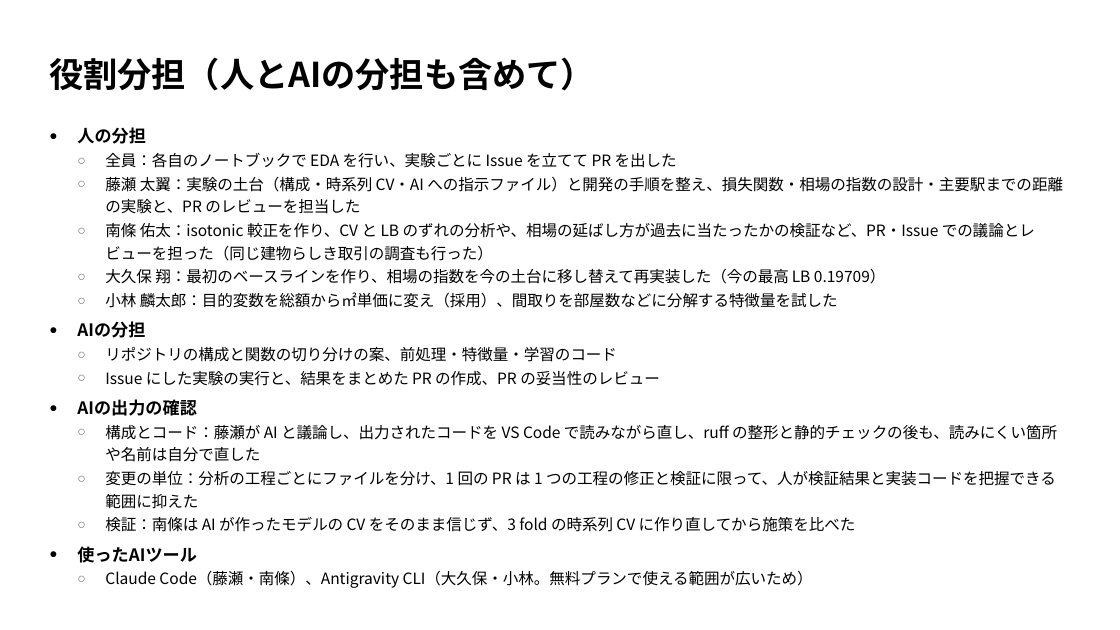
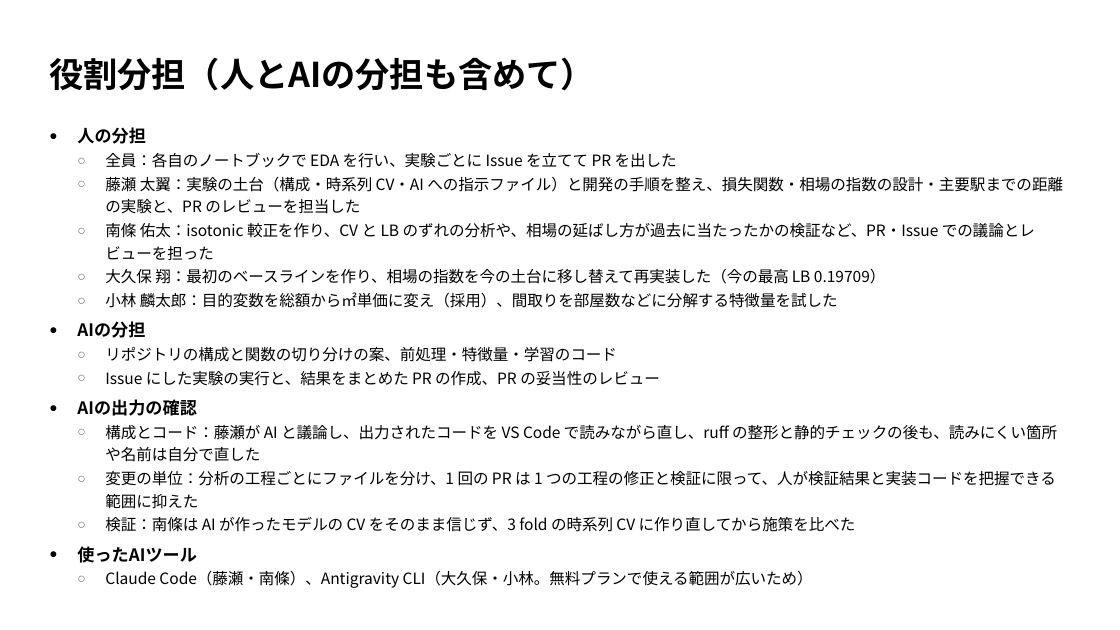
Before and after one commit to TaisukeFujise/condominium-price-pred, a slide deck: slide 2 of slides/midterm/midterm.pptx. Drawn at 1120x630 pixels with LibreOffice and Linux fonts; fonts in the diff are those of the drawing. Boxes give left, top, right and bottom in pixels: in the first picture for what was removed or moved away, otherwise in the second. Text is boxed around its words. In the diff, an @@ line names an element or a change of style, - is before the commit and + after.

```diff
--- a/slides/midterm/midterm.pptx
+++ b/slides/midterm/midterm.pptx
@@ text at <box>105,223,1035,260</box>: text changed @@
-  ○ 南條 佑太：isotonic 較正を作り、CV と LB のずれの分析や、相場の延ばし方が過去に当たったかの検証など、PR・Issue での議論とレビューを担った（同じ建物らしき取引の調査も行った）
+  ○ 南條 佑太：isotonic 較正を作り、CV と LB のずれの分析や、相場の延ばし方が過去に当たったかの検証など、PR・Issue での議論とレビューを担った
```
Also in this commit, not shown: 2 other files.
